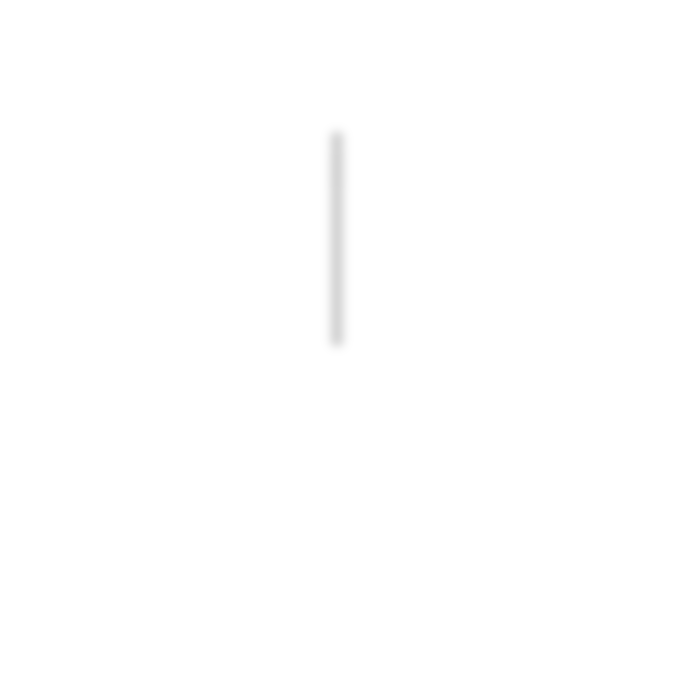
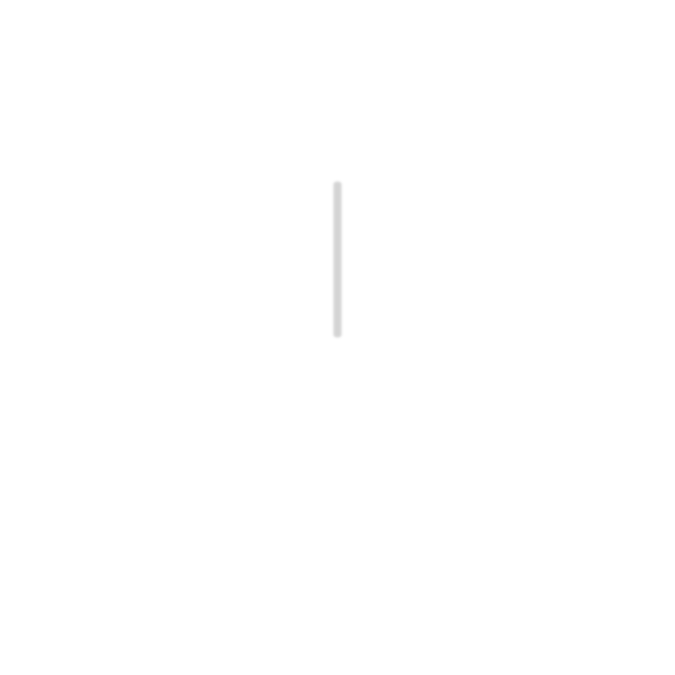
Comparing the layer stacks of the two (675, 675) images. Changes:
renamed "Drop Shadow" to "hour.png", painted on it over [323,125,351,353]
